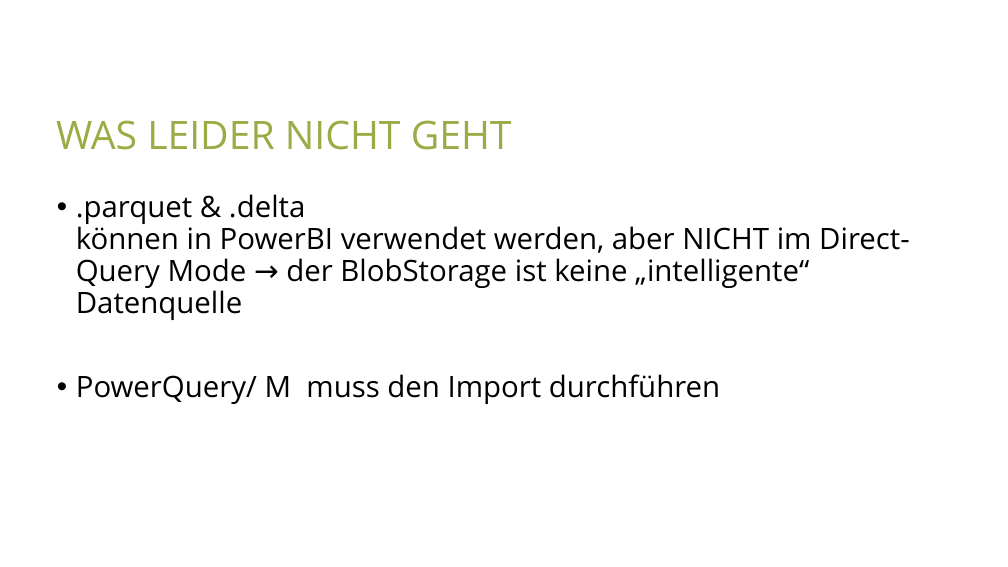
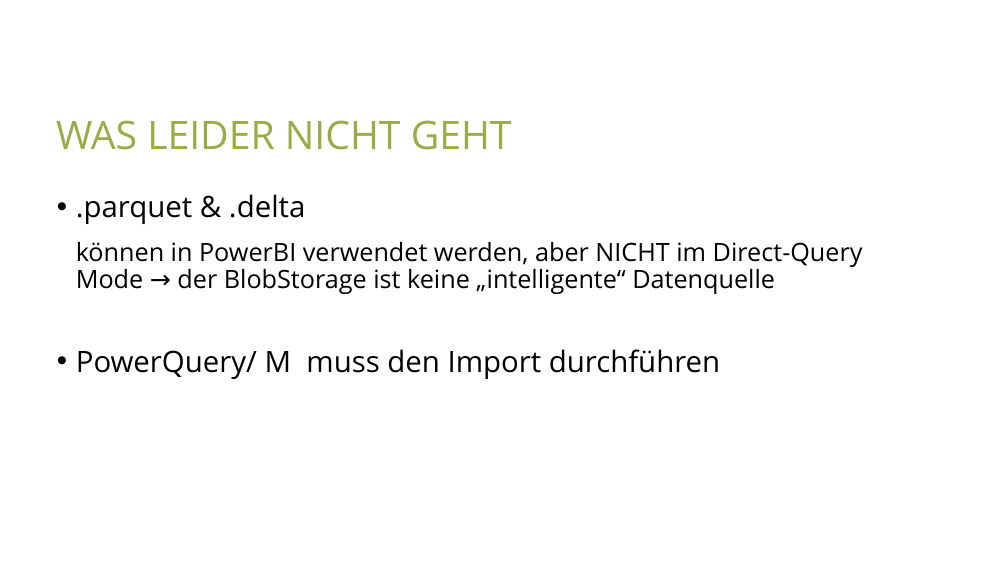
Before and after one commit to net-CDE/presentations, a slide deck: slide 17 of SQLKonferenz2023/mainContent_sept2023.pptx. Drawn at 1008x567 pixels with LibreOffice and Linux fonts; fonts in the diff are those of the drawing; background and template pictures are left out. Boxes give left, top, right and bottom in pixels: in the first picture for what was removed or moved away, otherwise in the second. Text is boxed around its words. In the diff, an @@ line names an element or a change of style, - is before the commit and + after.

```diff
--- a/SQLKonferenz2023/mainContent_sept2023.pptx
+++ b/SQLKonferenz2023/mainContent_sept2023.pptx
@@ text at (x1=76, y1=194, x2=863, y2=294): size 21 to 18 pt in "können in PowerBI verwendet werden, aber NICHT ..." @@
```
Also in this commit, not shown: 8 other slides changed, 2 slides added, 4 slides removed, 3 other files.
